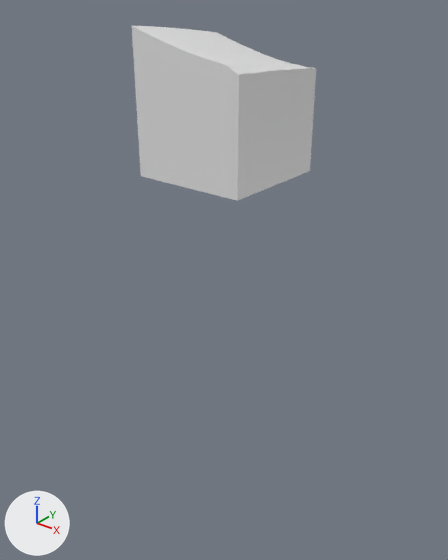
Renders of the glTF model assets/terrain/surface_pieces/surf_4_28.glb from each side of a commit.
Rendered twice from a 50 mm camera at (-71.9, -52.2, -27.7) aimed at (-87.7, -32.4, -40.0). The lights are fixed; the arrows at lower left show +X, +Y and +Z. The picture after the commit comes second. Where no turn or scale is listed for an object, it has been applied to the vertices.

Names of what the first picture shows: 'geometry_0'.
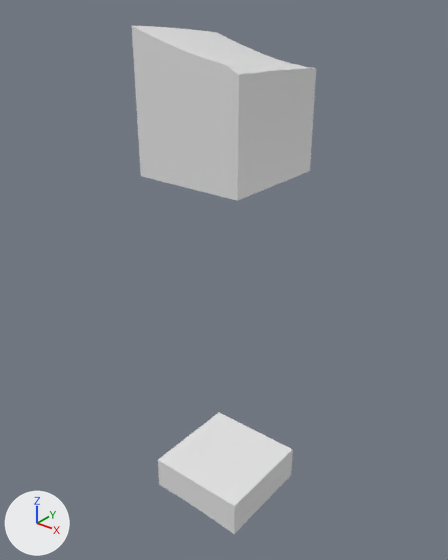
Location of each change, [x1, y1, x2, y2] in pixels of the pictures (448 x 560 px):
'layer_5', added: after [158, 412, 293, 534]
'layer_0', unchanged, uncovered by the edit: after [132, 26, 228, 51]

The change, as a list of edits to the scene's bpy script:
```text
Add me_layer_5:
    me_layer_5.from_pydata(...)  # 71 vertices, 138 faces; spans x -90.0..-85.0, y -35.0..-30.0, z -51.84..-50.0
Add ob_layer_5:
    ob_layer_5 = bpy.data.objects.new('layer_5', me_layer_5)
    ob_layer_5.location = (0.0, 0.0, 0.0)
```
